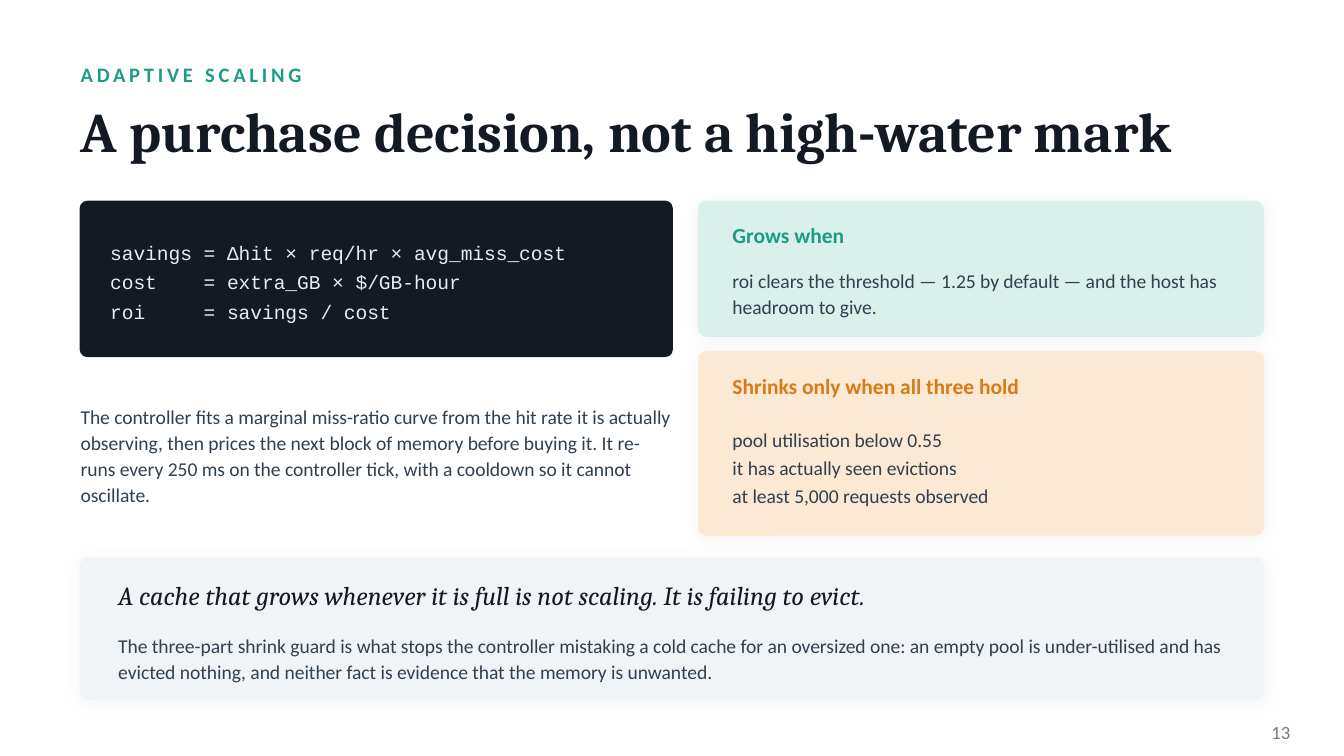
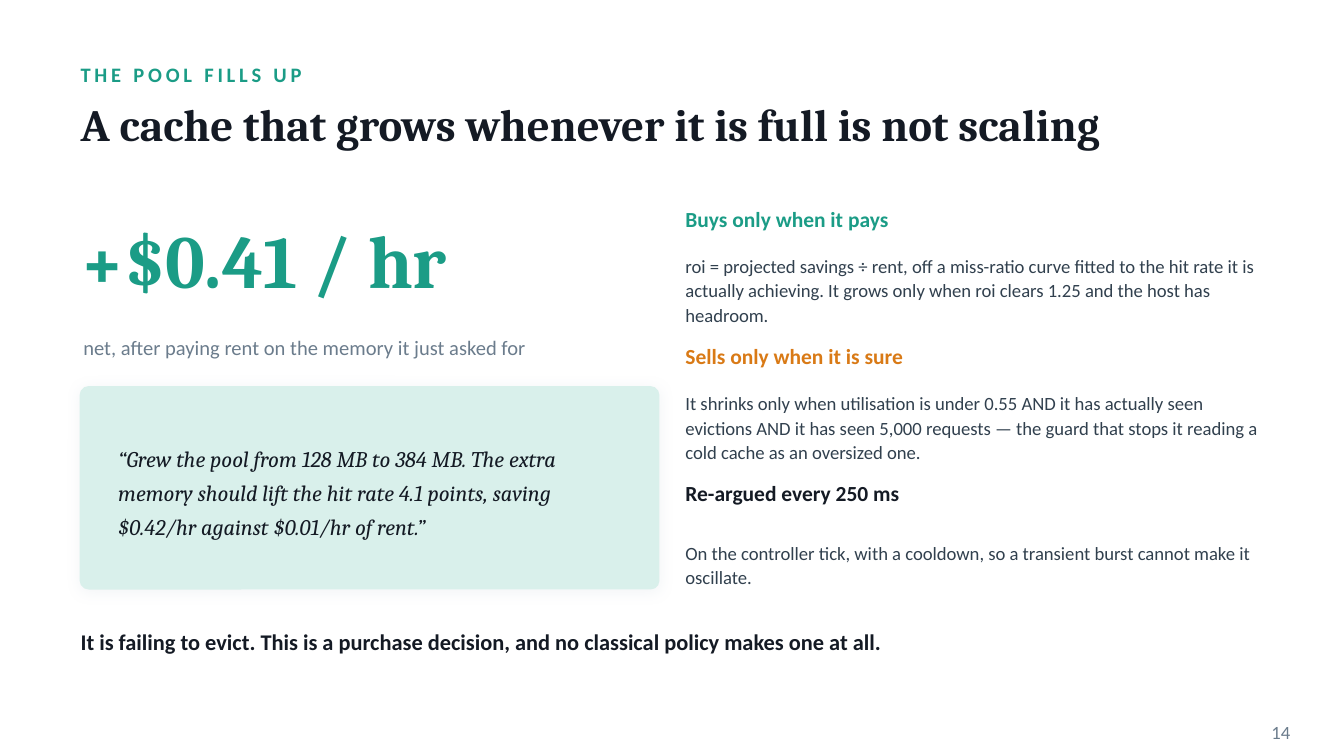
Before and after one commit to officialayush23/VH26-KalaDhua, a slide deck: slide 15 of docs/AURA.pptx (slide 14 before the commit). Drawn at 1344x756 pixels with LibreOffice and Linux fonts; fonts in the diff are those of the drawing. Boxes give left, top, right and bottom in pixels: in the first picture for what was removed or moved away, otherwise in the second. Text is boxed around its words. In the diff, an @@ line names an element or a change of style, - is before the commit and + after.

```diff
--- a/docs/AURA.pptx
+++ b/docs/AURA.pptx
@@ text at [81,68,301,82]: text changed @@
-ADAPTIVE SCALING
+THE POOL FILLS UP
@@ text at [81,109,1099,151]: text changed; size 14 to 24 pt; bold on; italic off @@
-A cache that grows whenever it is full is not scaling. It is failing to evict.
+A cache that grows whenever it is full is not scaling
@@ text "A cache that grows whenever ..." at [81,109,1099,151]: vertical alignment middle to top @@
@@ text removed at [81,113,1171,165] @@
-A purchase decision, not a high-water mark
@@ rounded rectangle removed at [81,202,672,356] @@
@@ text added at [81,232,447,294], 40 pt, text #1B9C86, bold @@
++$0.41 / hr
@@ text at [685,212,888,231]: text changed @@
-Grows when
+Buys only when it pays
@@ text removed at [110,246,566,323] @@
-savings = Δhit × req/hr × avg_miss_cost
-cost = extra_GB × $/GB-hour
-roi = savings / cost
@@ text at [685,260,1254,322]: text changed; size 10.5 to 10 pt @@
-roi clears the threshold — 1.25 by default — and the host has headroom to give.
+roi = projected savings ÷ rent, off a miss-ratio curve fitted to the hit rate it is actually achieving. It grows only when roi clears 1.25 and the host has headroom.
@@ text added at [83,341,525,359], 11 pt, text #6B7C8C @@
+net, after paying rent on the memory it just asked for
@@ text at [685,349,903,368]: text changed @@
-Shrinks only when all three hold
+Sells only when it is sure
@@ rounded rectangle removed at [699,352,1263,535] @@
@@ rounded rectangle: place and size @@
-rounded rectangle at [699,202,1263,336]
+rounded rectangle at [81,387,659,589]
@@ rounded rectangle at [81,387,659,589]: proportions changed @@
@@ text removed at [81,410,670,502] @@
-The controller fits a marginal miss-ratio curve from the hit rate it is actually observing, then prices the next block of memory before buying it. It re-runs every 250 ms on the controller tick, with a cooldown so it cannot oscillate.
@@ text at [685,397,1257,459]: text changed; size 10.5 to 10 pt @@
-pool utilisation below 0.55
-it has actually seen evictions
-at least 5,000 requests observed
+It shrinks only when utilisation is under 0.55 AND it has actually seen evictions AND it has seen 5,000 requests — the guard that stops it reading a cold cache as an oversized one.
@@ text added at [118,451,556,540], 12 pt, text #141A24, italic @@
+“Grew the pool from 128 MB to 384 MB. The extra memory should lift the hit rate 4.1 points, saving $0.42/hr against $0.01/hr of rent.”
@@ text added at [685,486,899,505], 11.5 pt, text #141A24, bold @@
+Re-argued every 250 ms
@@ rounded rectangle removed at [81,558,1263,699] @@
@@ text added at [685,547,1250,584], 10 pt, text #31404E @@
+On the controller tick, with a cooldown, so a transient burst cannot make it oscillate.
@@ text added at [81,634,881,654], 12 pt, text #141A24, bold @@
+It is failing to evict. This is a purchase decision, and no classical policy makes one at all.
@@ text removed at [118,639,1221,683] @@
-The three-part shrink guard is what stops the controller mistaking a cold cache for an oversized one: an empty pool is under-utilised and has evicted nothing, and neither fact is evidence that the memory is unwanted.
@@ text at [1271,727,1290,739]: text changed @@
-13
+14
```
Also in this commit, not shown: 6 other slides changed, 12 slides added, 15 slides removed, 6 other files.
